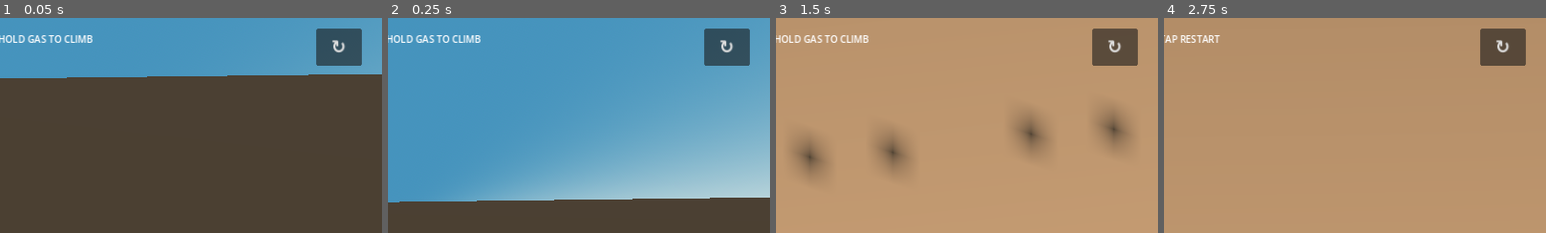
Above: before the commit, frames 1-4 (left to right).
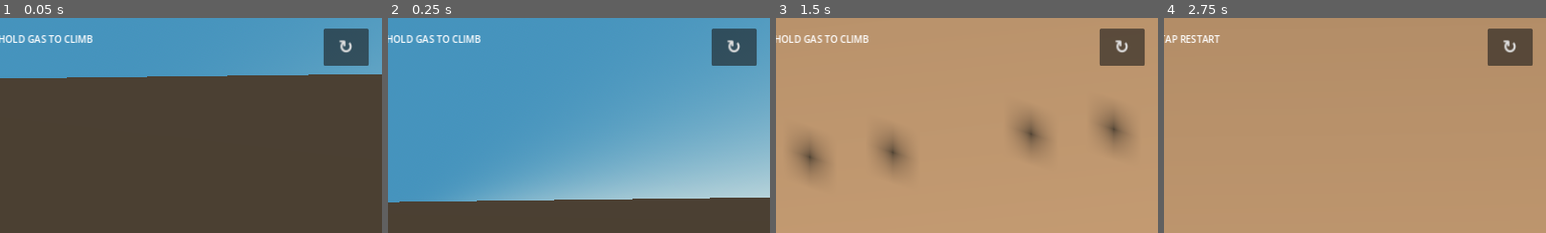
Above: after the commit, the same moments.

Repository: mahdialloui01-art/Extreme-Hill-Racing
Game: Godot game, scene res://scenes/main.tscn
Two runs of this game, one before a commit and one after it. Both use one fixed random seed, a clock stepped at 60 frames per second and the inputs below.
Inputs:
- Up to frame 1 (0.05 s): no input
- Up to frame 2 (0.25 s): no input
- Up to frame 3 (1.5 s): hold Right 0.53-1.28 s; hold Left from 1.28 s (still down)
- Up to frame 4 (2.75 s): release Left at 2.03 s; hold Right from 2.03 s (still down)
The pictures show only the part of the screen within x 50-100%, y 0-50%; the shares and areas given below are measured in that part.

The runs differ from the first frame. In frame 1, 0.8% of the frame differs, in the area x 82-97%, y 4-23%; in frame 2, 0.8%; in frame 3, 0.8%; in frame 4, 0.8%.

Commit message:
Make restart control adapt to viewport width

Diff:
--- a/scripts/game_3d.gd
+++ b/scripts/game_3d.gd
@@ -102,9 +102,14 @@
 	brake.button_up.connect(func(): car.set_controls(car.touch_accelerate, false))
 	var restart := Button.new()
 	restart.text = "↻"
-	restart.position = Vector2(1170, 18)
-	restart.size = Vector2(76, 62)
+	restart.anchor_left = 1.0
+	restart.anchor_right = 1.0
+	restart.offset_left = -98
+	restart.offset_top = 18
+	restart.offset_right = -22
+	restart.offset_bottom = 80
 	restart.add_theme_font_size_override("font_size", 30)
+	restart.tooltip_text = "Restart run"
 	restart.pressed.connect(_restart)
 	root.add_child(restart)
 
